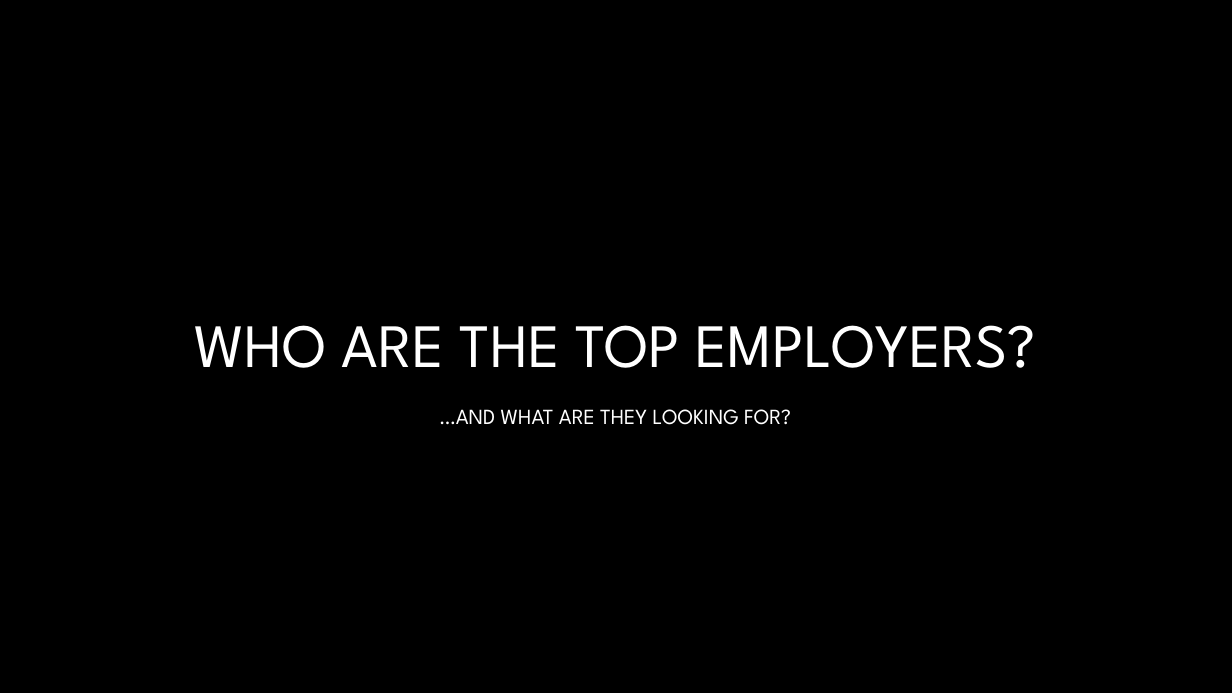
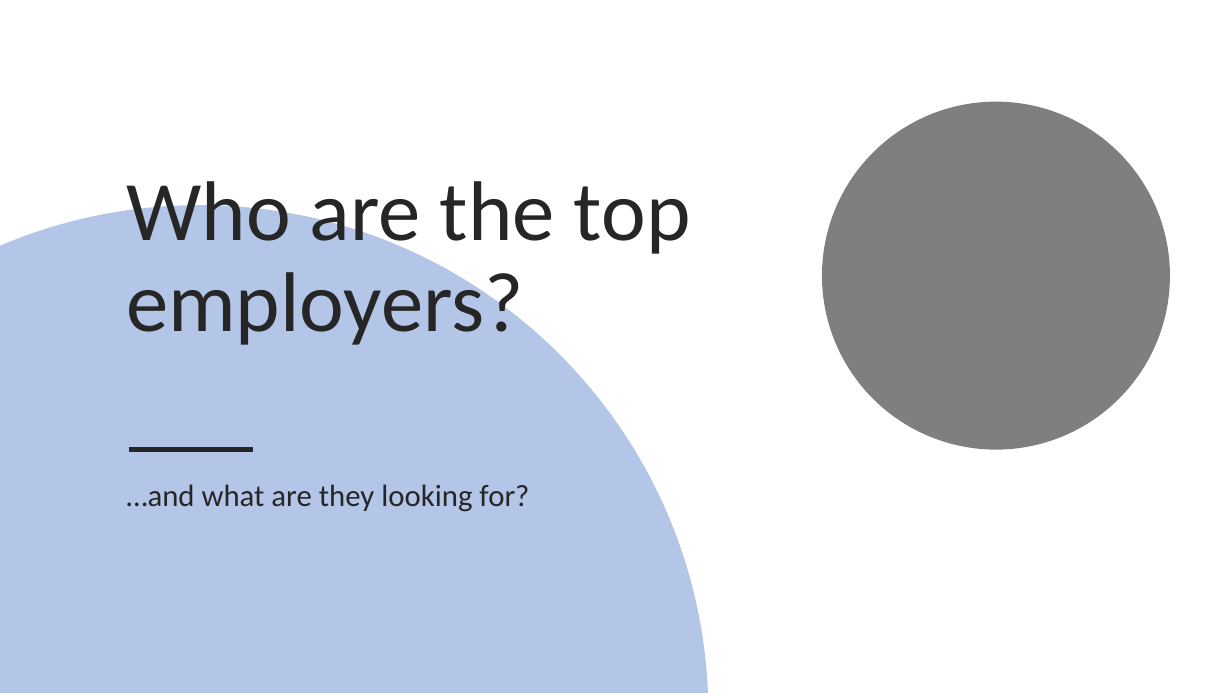
Before and after one commit to hopandskip/Data_Science_Job_Market, a slide deck: slide 2 of PresentationDS.pptx. Drawn at 1232x693 pixels with LibreOffice and Linux fonts; fonts in the diff are those of the drawing; background and template pictures are left out. Boxes give left, top, right and bottom in pixels: in the first picture for what was removed or moved away, otherwise in the second. Text is boxed around its words. In the diff, an @@ line names an element or a change of style, - is before the commit and + after.

```diff
--- a/PresentationDS.pptx
+++ b/PresentationDS.pptx
@@ background picture (left out) to #FFFFFF @@
@@ ellipse added at (823,102,1171,450), fill #000000 at 50% opacity @@
@@ title at (126,170,691,345): text changed; size 48 to 66 pt; font League Spartan to Calibri; text colour gradient #FFFFFF to #A6A6A6 to #262626 @@
-WHO ARE THE TOP EMPLOYERS?
+Who are the top employers?
@@ freeform shape added at (0,205,708,693), fill #4472C4 at 40% opacity @@
@@ subtitle "…and what are they looking ...": place and size @@
-subtitle "…and what are they looking ..." at (439,409,791,425)
+subtitle "…and what are they looking ..." at (126,484,529,512)
@@ subtitle "…and what are they looking ..." at (126,484,529,512): size 21 to 24 pt, font League Spartan to Calibri, text colour gradient #FFFFFF to #BFBFBF to #262626, small capitals off; alignment centre to left; line spacing 1 to 0.9 @@
@@ line added from (128, 450) to (253, 450), #262626 4 pt @@
```
Also in this commit, not shown: 2 other slides changed, 2 slides added.
